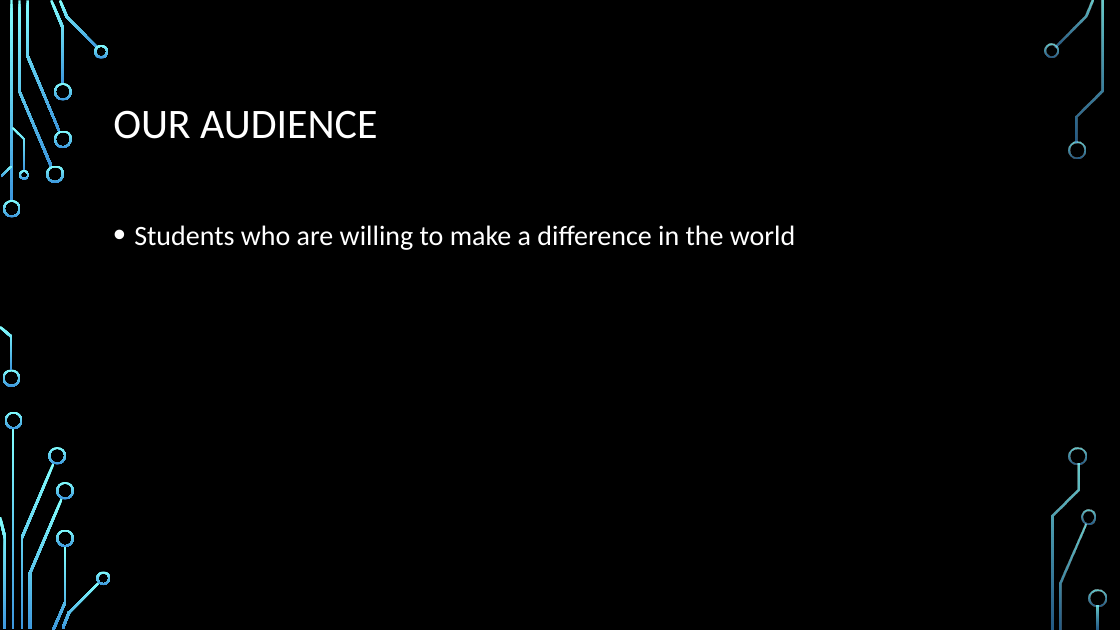
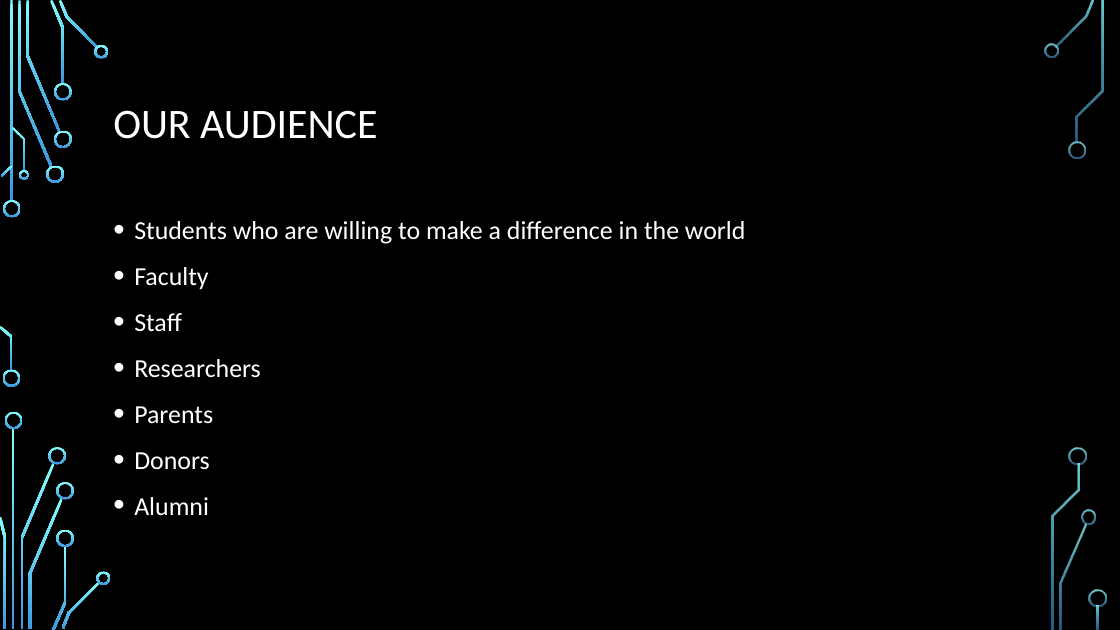
Before and after one commit to hozRifai/webProgrammingProject, a slide deck: slide 4 of presentation.pptx. Drawn at 1120x630 pixels with LibreOffice and Linux fonts; fonts in the diff are those of the drawing; background and template pictures are left out. Boxes give left, top, right and bottom in pixels: in the first picture for what was removed or moved away, otherwise in the second. Text is boxed around its words. In the diff, an @@ line names an element or a change of style, - is before the commit and + after.

```diff
--- a/presentation.pptx
+++ b/presentation.pptx
@@ text at [134, 221, 745, 244]: size 24 to 22.2 pt in "Students who are willing to make a ..."; line spacing 1.2 to 1.1 @@
@@ text at [134, 267, 261, 516]: paragraphs added @@
+• Faculty
+• Staff
+• Researchers
+• Parents
+• Donors
+• Alumni
```
Also in this commit, not shown: 2 other slides changed, 1 other file.
